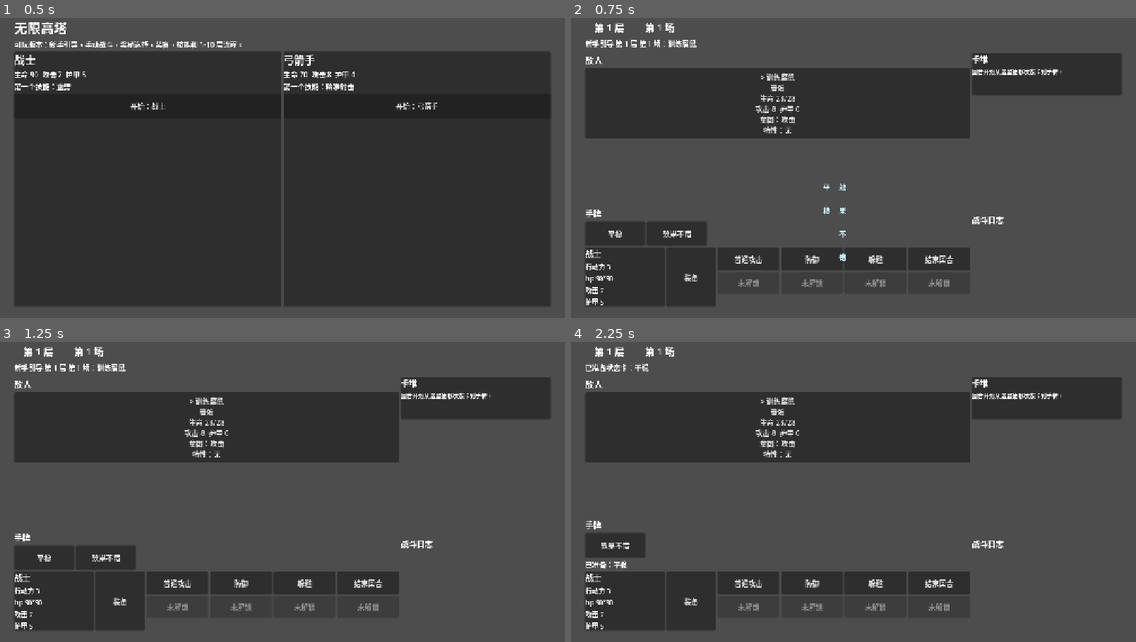
Above: before the commit, frames 1-4 (two rows, left to right).
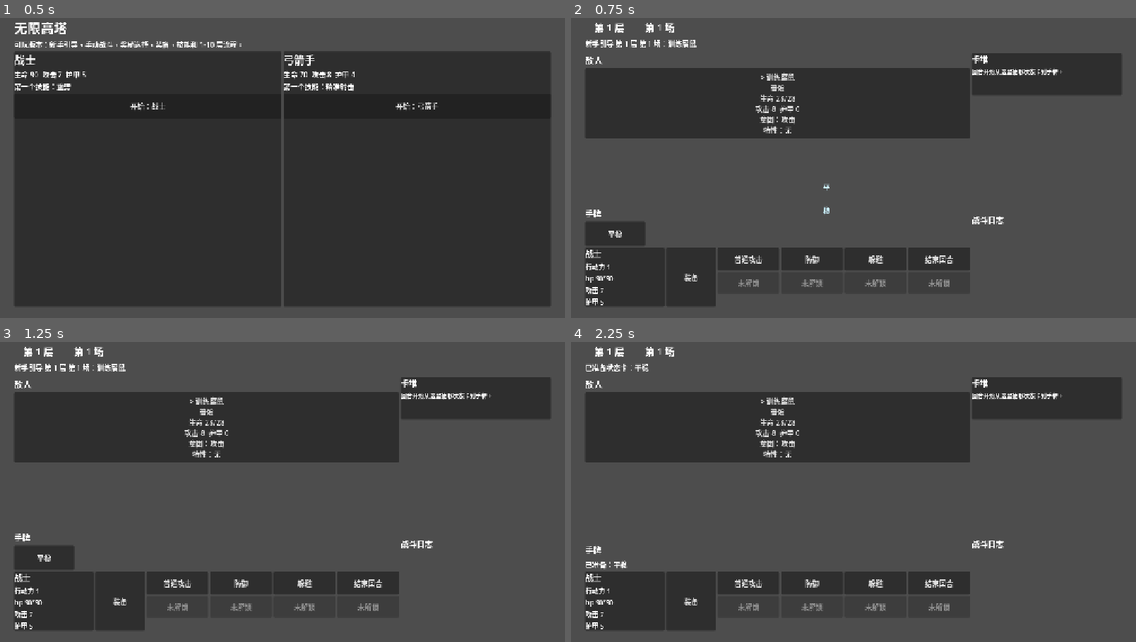
Above: after the commit, the same moments.

Repository: vacryleaf/super_tower
Game: Godot game, scene res://scenes/main.tscn
The game is run twice, just before and just after one commit, with the same random seed, the same clock (stepped at 60 frames per second) and the same inputs.
Inputs:
- Up to frame 1 (0.5 s): no input
- Up to frame 2 (0.75 s): click "开始：战士" at 0.5 s
- Up to frame 3 (1.25 s): no input
- Up to frame 4 (2.25 s): click "> 训练腐鼠 普通 生命 28/28 攻击 8 护甲 0 …" at 1.25 s; click "平稳" at 2 s

Frame 1 is identical in both runs. In frame 2, 0.9% of the frame differs, in the area x 6-49%, y 55-84%; in frame 3, 0.8%; in frame 4, 0.9%.

Commit message:
Tune combat pacing and state card draw

Diff:
--- a/GameProject/scripts/core/combat_engine.gd
+++ b/GameProject/scripts/core/combat_engine.gd
@@ -21,10 +21,10 @@
 	while player["hp"] > 0 and _alive_count(enemies) > 0 and rounds < MAX_ROUNDS:
 		rounds += 1
 		player_armor = 0
-		var action_points := 3
+		var action_points: int = mini(rounds, 3)
 		var incoming := _incoming_damage(enemies, rounds)
 
-		if incoming >= int(player["defense"]) + 8 and action_points > 0:
+		if incoming >= int(player["defense"]) and action_points > 0:
 			player_armor += int(player["defense"]) + _state_bonus(player, "defense")
 			action_points -= 1
 			log.append("round_%d:defend" % rounds)
--- a/GameProject/scripts/core/data_catalog.gd
+++ b/GameProject/scripts/core/data_catalog.gd
@@ -82,7 +82,7 @@
 const TUTORIAL_ENCOUNTERS := [
 	{"id": "tutorial_01", "type": "normal", "name": "训练腐鼠", "units": [{"name": "训练腐鼠", "rank": "normal", "hp": 28, "attack": 8, "defense": 0, "traits": []}]},
 	{"id": "tutorial_02", "type": "normal", "name": "迟缓守卫", "units": [{"name": "迟缓守卫", "rank": "normal", "hp": 44, "attack": 15, "defense": 2, "traits": []}]},
-	{"id": "tutorial_03", "type": "normal", "name": "投石哥布林", "units": [{"name": "投石哥布林", "rank": "normal", "hp": 48, "attack": 17, "defense": 1, "traits": []}]},
+	{"id": "tutorial_03", "type": "normal", "name": "投石哥布林", "units": [{"name": "投石哥布林", "rank": "normal", "hp": 48, "attack": 13, "defense": 1, "traits": []}]},
 	{"id": "tutorial_04", "type": "elite", "name": "盾卫学徒", "units": [{"name": "盾卫学徒", "rank": "elite", "hp": 26, "attack": 5, "defense": 3, "traits": ["guard"]}]},
 	{"id": "tutorial_05", "type": "normal", "name": "哥布林二人队", "units": [{"name": "哥布林矛手", "rank": "normal", "hp": 12, "attack": 3, "defense": 0, "traits": []}, {"name": "哥布林投石手", "rank": "normal", "hp": 12, "attack": 3, "defense": 0, "traits": []}]},
 	{"id": "tutorial_06", "type": "normal", "name": "毒尾幼鼠", "units": [{"name": "毒尾幼鼠", "rank": "normal", "hp": 20, "attack": 4, "defense": 1, "traits": ["corrode"]}]},
--- a/GameProject/scripts/core/play_session.gd
+++ b/GameProject/scripts/core/play_session.gd
@@ -16,7 +16,7 @@
 var message := ""
 var enemies: Array[Dictionary] = []
 var current_encounter: Dictionary = {}
-var action_points := 3
+var action_points := 1
 var player_armor := 0
 var dodge_layers := 0
 var round_index := 0
@@ -49,7 +49,7 @@
 	last_drawn_cards.clear()
 	current_encounter = _get_current_encounter()
 	enemies = _build_enemies(current_encounter)
-	action_points = 3
+	action_points = 1
 	player_armor = 0
 	dodge_layers = 0
 	round_index = 0
@@ -92,10 +92,10 @@
 
 func _begin_player_turn() -> void:
 	round_index += 1
-	action_points = 3
+	action_points = mini(round_index, 3)
 	player_armor = 0
 	used_state_cards_this_turn = 0
-	_draw_state_cards(2)
+	_draw_state_cards(1)
 
 
 func _draw_state_cards(count: int) -> void:
@@ -374,7 +374,7 @@
 		battle_index = 1
 	else:
 		battle_index += 1
-	player["hp"] = mini(int(player["max_hp"]), int(player["hp"]) + maxi(4, int(round(float(player["max_hp"]) * 0.08))))
+	player["hp"] = mini(int(player["max_hp"]), int(player["hp"]) + _post_reward_heal_amount())
 	_start_current_battle()
 
 
@@ -392,6 +392,16 @@
 
 func _floor_value(base: int) -> int:
 	return base + maxi(0, int(floor(float(floor_index - 1) / 10.0)))
+
+
+func _post_reward_heal_amount() -> int:
+	var ratio := 0.08
+	var encounter_type := String(current_encounter.get("type", "normal"))
+	if encounter_type == "boss":
+		ratio = 0.35
+	elif encounter_type == "elite":
+		ratio = 0.18
+	return maxi(4, int(round(float(player["max_hp"]) * ratio)))
 
 
 func _modified_value(base: int, tag: String) -> int:
--- a/GameProject/scripts/tests/playable_manual_test.gd
+++ b/GameProject/scripts/tests/playable_manual_test.gd
@@ -45,11 +45,14 @@
 		return
 	if session.state_cards.size() > 0 and session.used_state_cards_this_turn < 2 and session.pending_state_card == "":
 		session.use_state_card(0)
+	if String(session.player["class_id"]) == "archer" and _incoming_damage(session) >= int(session.player["defense"]) and session.action_points >= 1 and session.dodge_layers <= 0:
+		session.player_dodge()
+		return
+	if _incoming_damage(session) >= int(session.player["defense"]) and session.action_points >= 1 and session.player_armor < int(session.player["defense"]):
+		session.player_defend()
+		return
 	if session.player["equipped_skills"].size() > 0 and session.action_points >= 1:
 		session.use_skill(0, target)
-		return
-	if _incoming_damage(session) > int(session.player["defense"]) + 8 and session.action_points == 3:
-		session.player_defend()
 		return
 	if session.action_points >= 1:
 		session.player_attack(target)
@@ -84,6 +87,19 @@
 	for i in range(session.reward_options.size()):
 		if session.reward_options[i]["kind"] == "skill":
 			return i
+	if float(session.player["hp"]) < float(session.player["max_hp"]) * 0.70:
+		for i in range(session.reward_options.size()):
+			if session.reward_options[i]["kind"] == "hp":
+				return i
+	var reward_cycle := int(session.player["battles_completed"]) % 3
+	if reward_cycle == 1:
+		for i in range(session.reward_options.size()):
+			if session.reward_options[i]["kind"] == "defense":
+				return i
+	elif reward_cycle == 2:
+		for i in range(session.reward_options.size()):
+			if session.reward_options[i]["kind"] == "hp":
+				return i
 	for i in range(session.reward_options.size()):
 		if session.reward_options[i]["kind"] == "attack":
 			return i
Not shown, changed: docs/game_manual/02_classes.md
Not shown, changed: docs/game_manual/03_cards.md
Not shown, changed: docs/game_manual/05_tower_rewards.md
Not shown, changed: docs/game_manual/07_combat.md
Not shown, changed: docs/game_manual/15_development_task_breakdown.md
